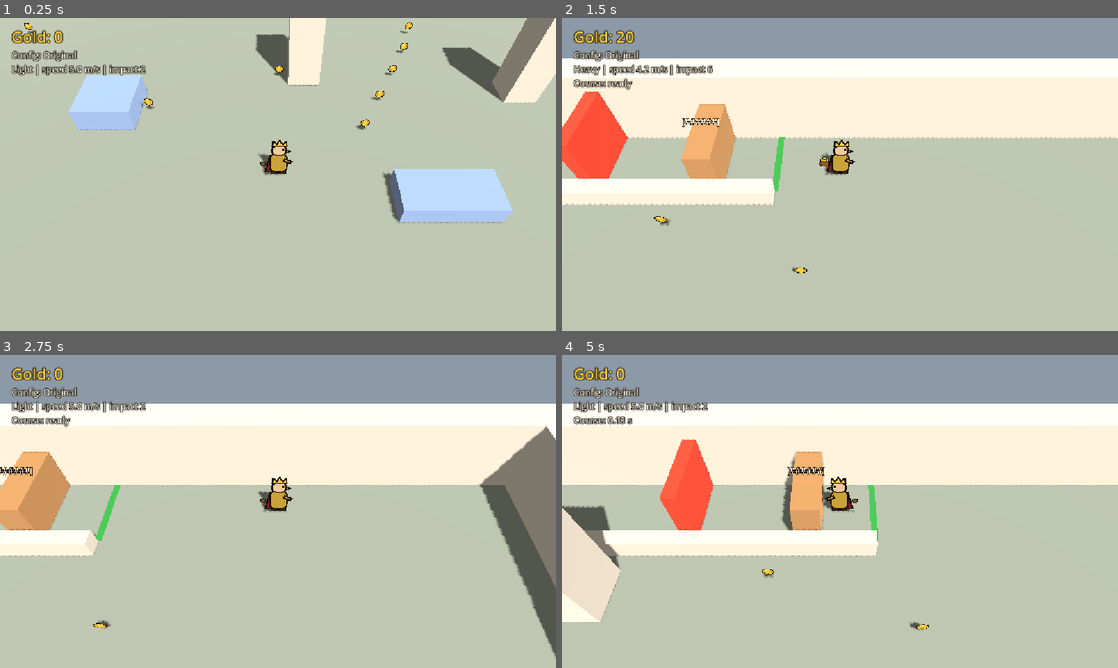
Above: before the commit, frames 1-4 (two rows, left to right).
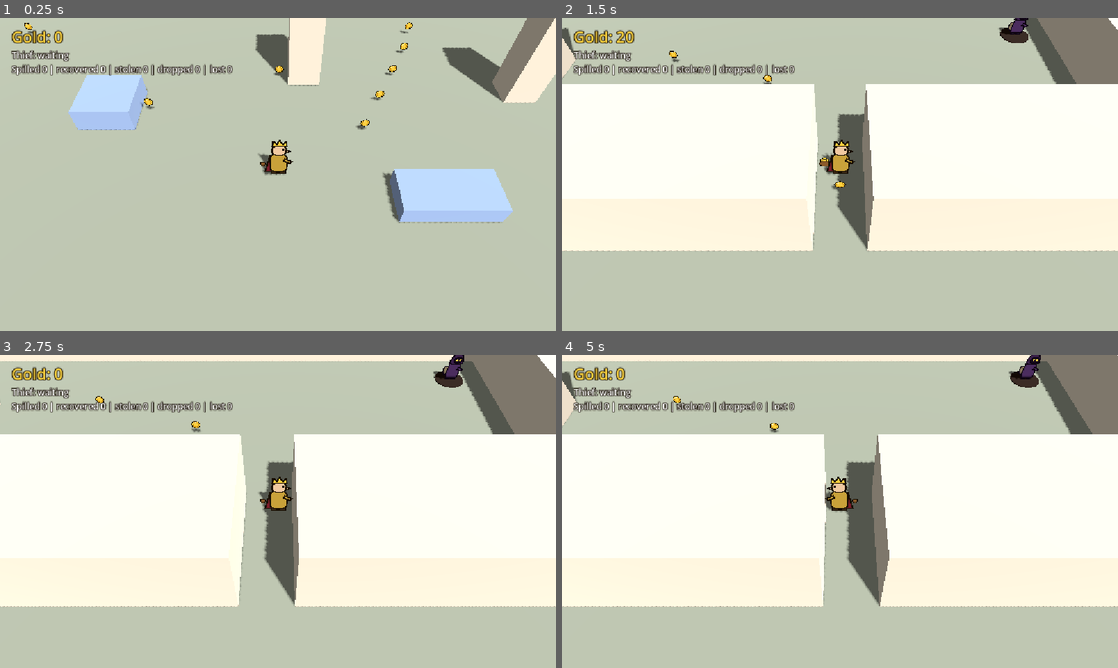
Above: after the commit, the same moments.

Repository: quonkelley/gold-king
Game: Godot game, scene res://game/prototypes/p004_gold_spill_theft.tscn
The game is run twice, just before and just after one commit, with the same random seed, the same clock (stepped at 60 frames per second) and the same inputs. Before the commit the project starts from res://game/prototypes/p003_gold_power_burden.tscn.
Inputs (mouse positions are in pixels of both pictures, inside the frame that each line leads up to):
- Up to frame 1 (0.25 s): no input
- Up to frame 2 (1.5 s): move the mouse to (962, 158) at 0.52 s; hold D (move_right) 0.53-1.28 s; hold 3 (trial_heavy) 0.53-1.28 s; tap J (strike) at 0.6 s; click (962, 158) at 0.67 s; move the mouse to (728, 190) at 1.27 s; hold S (move_down) from 1.28 s (still down); tap 3 (trial_heavy) at 1.35 s
- Up to frame 3 (2.75 s): tap 1 (trial_light) at 1.55 s; move the mouse to (333, 442) at 2.02 s; release S (move_down) at 2.03 s; hold D (move_right) from 2.03 s (still down); hold 1 (trial_light) from 2.03 s (still down); tap J (strike) at 2.3 s
- Up to frame 4 (5 s): move the mouse to (812, 574) at 2.77 s; release D (move_right) at 2.78 s; release 1 (trial_light) at 2.78 s; hold W (move_up) 2.78-3.53 s; tap J (strike) at 2.85, 4.55 s; click (812, 574) at 2.92 s; tap 3 (trial_heavy) at 3.05 s; move the mouse to (1006, 558) at 3.52 s; hold 3 (trial_heavy) 3.53-4.28 s; hold A (move_left) from 3.53 s (still down); tap 1 (trial_light) at 3.8, 4.35 s; tap 2 (trial_loaded) at 4.15 s; move the mouse to (673, 464) at 4.27 s

The runs differ from the first frame. In frame 1, 1.0% of the frame differs, in the area x 2-42%, y 10-19%; in frame 2, 69%; in frame 3, 77%, in the area x 0-100%, y 0-98%; in frame 4, 75%.

Commit message:
feat: add P004 gold spill theft prototype
Single scripted thief in the arena's north-east pocket: warning, approach,
contact spill (cap 3), one claim (cap 1), flee to its burrow, movement-only
interception while it carries gold. The P004 controller extends the P002
controller and owns a gold ledger (carried + ground + thief + lost = start +
level gold); spilled coins resolve ownership before any collection feedback.
Presets 1/2/3 (0/10/20 gold) and R reset. Main scene switched to P004.

Diff:
--- /dev/null
+++ b/game/prototypes/p004/spill_coin.gd
@@ -0,0 +1,54 @@
+extends "res://game/gold/gold_pickup.gd"
+## P004 spilled or dropped coin. Same look, trigger, and pop as the P002 pickup, with two
+## P004-local differences:
+## - It cannot be collected while it is still scattering (hopping to its landing spot).
+## - Before giving any collection feedback it asks the P004 controller whether the King
+##   actually receives it. The controller resolves ownership first, so a coin the thief
+##   already claimed never pops, sparkles, or plays a sound for the King.
+## The P002 pickup script is unchanged; this overrides only its body-entered handler.
+
+## Set by the P004 controller. Called with this coin; returns true if the King receives it.
+var try_take: Callable
+## False while scattering. The thief also ignores coins that have not landed.
+var collectable: bool = false
+## True once the King received this coin and its collection feedback played.
+var popped: bool = false
+
+
+## Hops from `from` to `to` over `time` seconds, then becomes collectable.
+func scatter(from: Vector3, to: Vector3, time: float, height: float) -> void:
+	monitoring = false
+	global_position = from
+	# The tween belongs to this coin, so it stops safely if the coin is freed mid-hop. It runs on
+	# physics ticks so the landing moment is deterministic for repeatable trials and tests.
+	var tween: Tween = create_tween()
+	tween.set_process_mode(Tween.TWEEN_PROCESS_PHYSICS)
+	tween.tween_method(func(t: float) -> void:
+		global_position = from.lerp(to, t) + Vector3.UP * height * 4.0 * t * (1.0 - t), 0.0, 1.0, time)
+	tween.tween_callback(_land)
+
+
+## Removes the coin silently because the thief took it. No King feedback.
+func take_by_thief() -> void:
+	_collected = true
+	collectable = false
+	set_deferred("monitoring", false)
+	queue_free()
+
+
+func _land() -> void:
+	collectable = true
+	monitoring = true
+
+
+func _on_body_entered(body: Node3D) -> void:
+	if _collected or not collectable or not body is CharacterBody3D:
+		return
+	if not try_take.is_valid() or not try_take.call(self):
+		return
+	_collected = true
+	collectable = false
+	popped = true
+	set_deferred("monitoring", false)
+	set_process(false)
+	_play_pop()
--- /dev/null
+++ b/game/prototypes/p004/spill_coin.tscn
@@ -0,0 +1,7 @@
+[gd_scene format=3]
+
+[ext_resource type="PackedScene" path="res://game/gold/gold_pickup.tscn" id="1_pickup"]
+[ext_resource type="Script" path="res://game/prototypes/p004/spill_coin.gd" id="2_script"]
+
+[node name="SpillCoin" instance=ExtResource("1_pickup")]
+script = ExtResource("2_script")
--- /dev/null
+++ b/game/prototypes/p004/thief.gd
@@ -0,0 +1,182 @@
+extends Node3D
+## P004 placeholder thief: one scripted encounter per reset, moving in straight lines inside an
+## authored, obstacle-free zone. It owns its own states, movement, and visuals, and reports
+## events by signal. It never changes gold: the P004 controller owns every gold transfer and
+## tells the thief what it holds through set_holding().
+## Prototype code; all values are exported Prototype Assumptions, not final enemy design.
+
+enum State { IDLE, ALERT, APPROACH, PAUSE, GRAB, FLEE, GONE }
+
+## Reached the King during APPROACH. The controller spills gold in response.
+signal contacted
+## Reached a landed spilled coin during GRAB. The controller decides whether the claim succeeds.
+signal claim_attempted(coin: Node3D)
+## The King reached the thief while it was fleeing with gold.
+signal intercepted
+## Arrived back at the burrow (escaped, or returned after giving up).
+signal finished
+## Any state change, so the test HUD can follow the thief without polling.
+signal state_changed
+
+@export_group("Timing")
+## Seconds the warning shows before the thief starts moving.
+@export var warn_time: float = 1.0
+## Seconds of approach before the thief gives up and returns to its burrow.
+@export var give_up_time: float = 8.0
+## Seconds the thief stands still after contact, so the spill reads before the race for coins.
+@export var pause_time: float = 0.5
+
+@export_group("Speeds")
+## m/s while approaching the King (King top speed is 5.0).
+@export var approach_speed: float = 3.0
+## m/s while heading for a spilled coin.
+@export var grab_speed: float = 3.5
+## m/s while returning to the burrow.
+@export var flee_speed: float = 3.5
+
+@export_group("Distances")
+## Horizontal distance to the King that counts as contact.
+@export var contact_radius: float = 0.8
+## Horizontal distance to a coin at which the thief tries to claim it.
+@export var claim_radius: float = 0.4
+## Horizontal distance at which the King intercepts a fleeing, gold-carrying thief.
+@export var intercept_radius: float = 1.0
+## Distance to the burrow that counts as arriving.
+@export var burrow_radius: float = 0.3
+
+@export_group("Zone")
+## The thief never leaves this XZ rectangle, so straight-line movement cannot cross walls.
+@export var zone_min: Vector2 = Vector2(-3.0, -14.6)
+@export var zone_max: Vector2 = Vector2(14.6, -7.4)
+
+var state: State = State.IDLE
+## Gold units the thief is carrying, as told by the controller. Drives the indicator and interception.
+var holding: int = 0
+## Set by the controller: the King, and the controller's live list of spilled coins on the ground.
+var king: Node3D
+var ground_coins: Array[Node3D] = []
+
+var _home: Vector3
+var _timer: float = 0.0
+
+@onready var _alert: Label3D = $Alert
+@onready var _carried: Sprite3D = $CarriedCoin
+@onready var _visual: Sprite3D = $Visual
+
+
+func _ready() -> void:
+	_home = global_position
+	reset()
+
+
+## Back to the burrow, idle, empty-handed, and visible.
+func reset() -> void:
+	_enter(State.IDLE)
+	global_position = _home
+	visible = true
+	_alert.visible = false
+	_visual.modulate = Color.WHITE
+	set_holding(0)
+
+
+## Starts the encounter. Called by the controller when the King carries gold inside the trigger radius.
+func notice() -> void:
+	if state != State.IDLE:
+		return
+	_enter(State.ALERT)
+	_alert.visible = true
+
+
+func set_holding(amount: int) -> void:
+	holding = amount
+	_carried.visible = amount > 0
+
+
+func home_position() -> Vector3:
+	return _home
+
+
+func _physics_process(delta: float) -> void:
+	_timer += delta
+	match state:
+		State.ALERT:
+			if _timer >= warn_time:
+				_alert.visible = false
+				_enter(State.APPROACH)
+		State.APPROACH:
+			_move_toward(king.global_position, approach_speed * delta)
+			if _flat_distance(king.global_position) <= contact_radius:
+				_enter(State.PAUSE)
+				contacted.emit()
+			elif _timer >= give_up_time:
+				_enter(State.FLEE)
+		State.PAUSE:
+			if _timer >= pause_time:
+				_enter(State.GRAB)
+		State.GRAB:
+			_grab_step(delta)
+		State.FLEE:
+			_move_toward(_home, flee_speed * delta)
+			if holding > 0 and _flat_distance(king.global_position) <= intercept_radius:
+				_flash()
+				intercepted.emit()
+			if _flat_distance(_home) <= burrow_radius:
+				_enter(State.GONE)
+				visible = false
+				finished.emit()
+
+
+func _grab_step(delta: float) -> void:
+	var target: Node3D = _nearest_landed_coin()
+	if target == null:
+		# Nothing claimable: either everything was recovered, or coins are still landing.
+		if ground_coins.is_empty():
+			_enter(State.FLEE)
+		return
+	_move_toward(target.global_position, grab_speed * delta)
+	if _flat_distance(target.global_position) <= claim_radius:
+		claim_attempted.emit(target)
+		# The controller answers synchronously through set_holding(). Leave with the coin, or
+		# leave empty-handed if the claim was refused (theft cap) or nothing is left. If the
+		# King took this coin first it is gone from the list, so keep looking.
+		if holding > 0 or ground_coins.is_empty() or ground_coins.has(target):
+			_enter(State.FLEE)
+
+
+func _nearest_landed_coin() -> Node3D:
+	var best: Node3D = null
+	var best_d: float = INF
+	for coin: Node3D in ground_coins:
+		if not is_instance_valid(coin) or not coin.collectable:
+			continue
+		var d: float = _flat_distance(coin.global_position)
+		if d < best_d:
+			best_d = d
+			best = coin
+	return best
+
+
+func _enter(next: State) -> void:
+	state = next
+	_timer = 0.0
+	state_changed.emit()
+
+
+func _move_toward(target: Vector3, step: float) -> void:
+	var here := Vector2(global_position.x, global_position.z)
+	var there := Vector2(target.x, target.z).clamp(zone_min, zone_max)
+	here = here.move_toward(there, step)
+	global_position = Vector3(here.x, global_position.y, here.y)
+	if absf(there.x - here.x) > 0.01:
+		# Art faces right; flip to face the direction of travel.
+		_visual.flip_h = there.x < here.x
+
+
+func _flat_distance(target: Vector3) -> float:
+	return Vector2(global_position.x - target.x, global_position.z - target.z).length()
+
+
+func _flash() -> void:
+	_visual.modulate = Color(2.0, 0.6, 0.6)
+	var tween: Tween = create_tween()
+	tween.tween_property(_visual, "modulate", Color.WHITE, 0.25)
--- /dev/null
+++ b/game/prototypes/p004/thief.tscn
@@ -0,0 +1,36 @@
+[gd_scene format=3]
+
+[ext_resource type="Script" path="res://game/prototypes/p004/thief.gd" id="1_script"]
+[ext_resource type="Texture2D" path="res://game/prototypes/p004/thief_placeholder.svg" id="2_art"]
+[ext_resource type="Texture2D" path="res://game/gold/gold_coin.svg" id="3_coin"]
+
+[node name="Thief" type="Node3D"]
+script = ExtResource("1_script")
+
+[node name="Visual" type="Sprite3D" parent="."]
+transform = Transform3D(1, 0, 0, 0, 1, 0, 0, 0, 1, 0, 0.67, 0)
+pixel_size = 0.0042
+billboard = 2
+alpha_cut = 1
+texture = ExtResource("2_art")
+
+[node name="Alert" type="Label3D" parent="."]
+transform = Transform3D(1, 0, 0, 0, 1, 0, 0, 0, 1, 0, 1.75, 0)
+visible = false
+pixel_size = 0.01
+billboard = 1
+no_depth_test = true
+modulate = Color(1, 0.3, 0.2, 1)
+outline_modulate = Color(0.1, 0.02, 0.02, 1)
+text = "!"
+font_size = 96
+outline_size = 18
+
+[node name="CarriedCoin" type="Sprite3D" parent="."]
+transform = Transform3D(1, 0, 0, 0, 1, 0, 0, 0, 1, 0, 1.6, 0)
+visible = false
+pixel_size = 0.0045
+billboard = 2
+no_depth_test = true
+alpha_cut = 1
+texture = ExtResource("3_coin")
--- /dev/null
+++ b/game/prototypes/p004/thief_placeholder.svg
@@ -0,0 +1,22 @@
+<svg xmlns="http://www.w3.org/2000/svg" width="56" height="80" viewBox="0 0 56 80">
+  <!-- Temporary P004 placeholder thief: hunched, hooded, dark purple with bright eyes and an empty sack.
+       Chosen to read differently from the King (no crown, no gold body). Not art direction. -->
+  <g stroke="#120a16" stroke-width="3" stroke-linejoin="round">
+    <!-- empty sack (trailing side) -->
+    <path d="M6 44 Q2 58 10 64 Q20 66 20 54 Q18 44 12 42 Z" fill="#8a7a5c"/>
+    <!-- feet -->
+    <rect x="18" y="70" width="9" height="7" rx="2" fill="#2a2030"/>
+    <rect x="31" y="70" width="10" height="7" rx="2" fill="#2a2030"/>
+    <!-- cloak body -->
+    <path d="M16 34 Q12 56 16 72 L44 72 Q48 54 42 34 Z" fill="#4b2e5e"/>
+    <!-- grabbing arm -->
+    <path d="M40 44 L52 50 L49 55 L38 50 Z" fill="#4b2e5e"/>
+    <!-- hood -->
+    <path d="M14 34 Q14 10 30 8 Q46 10 46 34 Q30 40 14 34 Z" fill="#3a2149"/>
+    <!-- shadowed face -->
+    <ellipse cx="33" cy="26" rx="10" ry="8" fill="#170d1d"/>
+  </g>
+  <!-- eyes -->
+  <circle cx="30" cy="25" r="2.4" fill="#ffe14d"/>
+  <circle cx="38" cy="25" r="2.4" fill="#ffe14d"/>
+</svg>
--- /dev/null
+++ b/game/prototypes/p004_gold_spill_theft.gd
@@ -0,0 +1,286 @@
+extends "res://game/prototypes/p002_gold_collection.gd"
+## P004 prototype controller: one thief encounter in the arena's north-east pocket.
+## Reuses the P002 gold total, HUD, pouch, pickups, and reload reset unchanged, with no
+## P003 wealth states or speed penalties (the King's speed never depends on gold here).
+##
+## This script is the single owner of every gold transfer in the encounter. At all times:
+##   gold_total + coins on the ground + thief_held + lost == haul_start + level_collected
+## Every transfer happens in one synchronous function that checks ownership first, so a
+## spilled coin can be recovered or stolen at most once, and collection feedback only plays
+## after the King has actually received the coin.
+## All values are Prototype Assumptions for testing, not final balance or architecture.
+
+const Thief := preload("res://game/prototypes/p004/thief.gd")
+const SpillCoin := preload("res://game/prototypes/p004/spill_coin.gd")
+const SPILL_COIN_SCENE := preload("res://game/prototypes/p004/spill_coin.tscn")
+
+@export_group("Encounter")
+## The thief notices the King when he carries gold and is within this distance of the burrow.
+@export var trigger_radius: float = 9.0
+## Most gold one contact can spill. Never more than the King carries.
+@export var spill_cap: int = 3
+## Most spilled coins the thief can claim per encounter.
+@export var steal_cap: int = 1
+
+@export_group("Spill")
+## Distance from the King at which spilled coins land.
+@export var spill_radius: float = 1.6
+## Landing directions in degrees, measured from the King-to-thief direction, used in order.
+## 60 / -60 land on the thief's side so its escape leads away from the King; 180 lands behind him.
+@export var spill_angles: Array[float] = [60.0, -60.0, 180.0]
+## Seconds a spilled or dropped coin takes to land. It cannot be collected until then.
+@export var hop_time: float = 0.3
+## Peak height of the hop in meters.
+@export var hop_height: float = 0.6
+## How far ahead of an intercepted thief its dropped coin lands, along its escape direction.
+@export var drop_distance: float = 0.6
+## Spilled and dropped coins are kept inside this XZ rectangle so they stay reachable.
+@export var coin_min: Vector2 = Vector2(-2.6, -14.3)
+@export var coin_max: Vector2 = Vector2(14.3, -7.7)
+
+@export_group("Trial Presets")
+## Carried gold set by the 1 / 2 / 3 trial keys.
+@export var preset_gold: Array[int] = [0, 10, 20]
+
+@export_group("Test HUD")
+## Shows the encounter status line. Turn off for uncoached playtests; the gold counter stays.
+@export var show_test_hud: bool = true
+
+# Ledger. Only the transfer functions below change these.
+var haul_start: int = 0
+var level_collected: int = 0
+var thief_held: int = 0
+var lost: int = 0
+var ground: Array[Node3D] = []
+
+# Encounter record for the HUD and printed result.
+var spilled: int = 0
+var recovered: int = 0
+var stolen: int = 0
+var dropped: int = 0
+var encounter_used: bool = false
+var outcome: String = ""
+var _no_gold_reported: bool = false
+
+@onready var _player: CharacterBody3D = $Player
+@onready var _thief: Thief = $Thief
+@onready var _spill_root: Node3D = $SpillCoins
+@onready var _spill_sound: AudioStreamPlayer = $SpillSound
+@onready var _start_marker: Marker3D = $EncounterStart
+@onready var _encounter_label: Label = $HUD/EncounterLabel
+
+
+func _ready() -> void:
+	super._ready()
+	_thief.king = _player
+	_thief.ground_coins = ground
+	_thief.contacted.connect(_on_thief_contacted)
+	_thief.claim_attempted.connect(_on_thief_claim_attempted)
+	_thief.intercepted.connect(_on_thief_intercepted)
+	_thief.finished.connect(_on_thief_finished)
+	_thief.state_changed.connect(_update_encounter_label)
+	_encounter_label.visible = show_test_hud
+	_update_encounter_label()
+
+
+func _unhandled_input(event: InputEvent) -> void:
+	super._unhandled_input(event)
+	# The P003-named trial actions are reused as preset slots 1 / 2 / 3.
+	if event.is_action_pressed("trial_light"):
+		start_preset(preset_gold[0])
+	elif event.is_action_pressed("trial_loaded"):
+		start_preset(preset_gold[1])
+	elif event.is_action_pressed("trial_heavy"):
+		start_preset(preset_gold[2])
+
+
+func _physics_process(_delta: float) -> void:
+	if encounter_used or _thief.state != Thief.State.IDLE:
+		return
+	if _flat_distance(_player.global_position, _thief.home_position()) > trigger_radius:
+		return
+	if gold_total > 0:
+		encounter_used = true
+		outcome = ""
+		_thief.notice()
+		_update_encounter_label()
+	elif not _no_gold_reported:
+		# Nothing to steal: the thief stays idle and this does not use up the encounter.
+		_no_gold_reported = true
+		outcome = "no gold"
+		_print_result()
+		_update_encounter_label()
+
+
+## True when every unit of the current test haul is accounted for exactly once.
+func ledger_ok() -> bool:
+	return gold_total >= 0 and thief_held >= 0 and lost >= 0 \
+		and gold_total + ground.size() + thief_held + lost == haul_start + level_collected
+
+
+## Level pickups (the P002 Gold node) are ordinary gold entering the haul.
+func _on_gold_collected(value: int) -> void:
+	level_collected += value
+	super._on_gold_collected(value)
+	_after_transfer()
+
+
+## Transfer: ground -> King. Called by a spill coin before it gives any feedback.
+func _try_recover(coin: Node3D) -> bool:
+	if not ground.has(coin):
+		return false
+	ground.erase(coin)
+	recovered += 1
+	# P002 path: adds to the total, updates HUD and pouch, pulses, and plays the pickup sound.
+	super._on_gold_collected(1)
+	_after_transfer()
+	return true
+
+
+## Transfer: King -> ground, on contact.
+func _on_thief_contacted() -> void:
+	var amount: int = mini(spill_cap, gold_total)
+	if amount <= 0:
+		return
+	gold_total -= amount
+	spilled += amount
+	var origin: Vector3 = _player.global_position
+	var to_thief: Vector3 = _thief.global_position - origin
+	to_thief.y = 0.0
+	if to_thief.length() < 0.01:
+		to_thief = Vector3.FORWARD
+	to_thief = to_thief.normalized()
+	for i in amount:
+		var angle: float = deg_to_rad(spill_angles[i % spill_angles.size()])
+		_spawn_ground_coin(origin, origin + to_thief.rotated(Vector3.UP, angle) * spill_radius)
+	_spill_sound.play()
+	_show_total()
+	_after_transfer()
+
+
+## Transfer: ground -> thief. Refused if the coin is already gone or the theft cap is reached.
+func _on_thief_claim_attempted(coin: Node3D) -> void:
+	if stolen >= steal_cap or not ground.has(coin):
+		return
+	ground.erase(coin)
+	(coin as SpillCoin).take_by_thief()
+	thief_held += 1
+	stolen += 1
+	_thief.set_holding(thief_held)
+	_after_transfer()
+
+
+## Transfer: thief -> ground, when the King intercepts the fleeing thief.
+func _on_thief_intercepted() -> void:
+	if thief_held <= 0:
+		return
+	var from: Vector3 = _thief.global_position
+	var away: Vector3 = _thief.home_position() - from
+	away.y = 0.0
+	var land: Vector3 = from + (away.normalized() * drop_distance if away.length() > 0.01 else Vector3.ZERO)
+	for i in thief_held:
+		_spawn_ground_coin(from, land)
+	dropped += thief_held
+	thief_held = 0
+	_thief.set_holding(0)
+	_after_transfer()
+
+
+## Transfer: thief -> lost, when it reaches the burrow still carrying gold. Ends the encounter.
+func _on_thief_finished() -> void:
+	lost += thief_held
+	thief_held = 0
+	_thief.set_holding(0)
+	if lost > 0:
+		outcome = "escaped with gold"
+	elif dropped > 0:
+		outcome = "intercepted"
+	elif spilled > 0:
+		outcome = "recovered before theft"
+	else:
+		outcome = "avoided"
+	_after_transfer()
+	_print_result()
+
+
+## Starts a repeatable trial: new haul at `gold`, encounter and thief reset, King at the start.
+## Level pickups keep their real state (collected ones stay gone); the new ledger starts here,
+## so gold from earlier level pickups is replaced by the preset rather than carried over.
+func start_preset(gold: int) -> void:
+	for coin: Node3D in ground:
+		if is_instance_valid(coin):
+			coin.queue_free()
+	ground.clear()
+	gold_total = gold
+	haul_start = gold
+	level_collected = 0
+	thief_held = 0
+	lost = 0
+	spilled = 0
+	recovered = 0
+	stolen = 0
+	dropped = 0
+	encounter_used = false
+	outcome = ""
+	_no_gold_reported = false
+	_thief.reset()
+	_player.global_position = _start_marker.global_position
+	_player.velocity = Vector3.ZERO
+	_show_total()
+	_after_transfer()
+
+
+func _show_total() -> void:
+	super._show_total()
+	if is_node_ready():
+		_update_encounter_label()
+
+
+func _spawn_ground_coin(from: Vector3, to: Vector3) -> void:
+	var coin: SpillCoin = SPILL_COIN_SCENE.instantiate()
+	coin.try_take = _try_recover
+	_spill_root.add_child(coin)
+	coin.apply_presentation(gold_presentation == Presentation.GROUNDED)
+	var land := Vector3(clampf(to.x, coin_min.x, coin_max.x), 0.0, clampf(to.z, coin_min.y, coin_max.y))
+	coin.scatter(Vector3(from.x, 0.0, from.z), land, hop_time, hop_height)
+	ground.append(coin)
+
+
+func _after_transfer() -> void:
+	assert(ledger_ok(), "P004 gold ledger out of balance")
+	_update_encounter_label()
+
+
+func _flat_distance(a: Vector3, b: Vector3) -> float:
+	return Vector2(a.x - b.x, a.z - b.z).length()
+
+
+func _status_text() -> String:
+	if outcome != "":
+		return outcome
+	match _thief.state:
+		Thief.State.IDLE:
+			return "waiting"
+		Thief.State.ALERT:
+			return "noticed you!"
+		Thief.State.APPROACH:
+			return "approaching"
+		Thief.State.PAUSE, Thief.State.GRAB:
+			return "grabbing"
+		Thief.State.FLEE:
+			return "fleeing with gold" if thief_held > 0 else "fleeing"
+	return ""
+
+
+func _summary() -> String:
+	return "start %d | level +%d | spilled %d | recovered %d | stolen %d | dropped %d | lost %d | carried %d | on ground %d" % [
+		haul_start, level_collected, spilled, recovered, stolen, dropped, lost, gold_total, ground.size()]
+
+
+func _print_result() -> void:
+	print("P004 trial | %s | %s" % [outcome, _summary()])
+
+
+func _update_encounter_label() -> void:
+	_encounter_label.text = "Thief: %s\nSpilled %d | recovered %d | stolen %d | dropped %d | lost %d" % [
+		_status_text(), spilled, recovered, stolen, dropped, lost]
--- /dev/null
+++ b/game/prototypes/p004_gold_spill_theft.tscn
@@ -0,0 +1,47 @@
+[gd_scene format=3]
+
+[ext_resource type="PackedScene" path="res://game/prototypes/p002_gold_collection.tscn" id="1_base"]
+[ext_resource type="Script" path="res://game/prototypes/p004_gold_spill_theft.gd" id="2_script"]
+[ext_resource type="PackedScene" path="res://game/prototypes/p004/thief.tscn" id="3_thief"]
+[ext_resource type="AudioStream" path="res://game/gold/gold_pickup.wav" id="4_chime"]
+
+[sub_resource type="CylinderMesh" id="CylinderMesh_burrow"]
+top_radius = 0.6
+bottom_radius = 0.6
+height = 0.04
+
+[sub_resource type="StandardMaterial3D" id="Mat_burrow"]
+albedo_color = Color(0.12, 0.08, 0.06, 1)
+
+[node name="P004GoldSpillTheft" instance=ExtResource("1_base")]
+script = ExtResource("2_script")
+
+[node name="Burrow" type="MeshInstance3D" parent="."]
+transform = Transform3D(1, 0, 0, 0, 1, 0, 0, 0, 1, 13.5, 0.02, -13.5)
+cast_shadow = 0
+mesh = SubResource("CylinderMesh_burrow")
+surface_material_override/0 = SubResource("Mat_burrow")
+
+[node name="Thief" parent="." instance=ExtResource("3_thief")]
+transform = Transform3D(1, 0, 0, 0, 1, 0, 0, 0, 1, 13.5, 0, -13.5)
+
+[node name="EncounterStart" type="Marker3D" parent="."]
+transform = Transform3D(1, 0, 0, 0, 1, 0, 0, 0, 1, 5.75, 0, -6.2)
+
+[node name="SpillCoins" type="Node3D" parent="."]
+
+[node name="SpillSound" type="AudioStreamPlayer" parent="."]
+stream = ExtResource("4_chime")
+volume_db = -4.0
+pitch_scale = 0.62
+
+[node name="EncounterLabel" type="Label" parent="HUD"]
+offset_left = 24.0
+offset_top = 64.0
+offset_right = 724.0
+offset_bottom = 124.0
+theme_override_colors/font_color = Color(1, 1, 1, 1)
+theme_override_colors/font_outline_color = Color(0.1, 0.07, 0.03, 1)
+theme_override_constants/outline_size = 6
+theme_override_font_sizes/font_size = 18
+text = "Thief: waiting"
--- a/project.godot
+++ b/project.godot
@@ -11,7 +11,7 @@
 [application]
 
 config/name="Gold King"
-run/main_scene="res://game/prototypes/p003_gold_power_burden.tscn"
+run/main_scene="res://game/prototypes/p004_gold_spill_theft.tscn"
 config/features=PackedStringArray("4.7", "Mobile")
 config/icon="res://icon.svg"
 
Not shown, added: game/prototypes/p004/spill_coin.gd.uid
Not shown, added: game/prototypes/p004/thief.gd.uid
Not shown, added: game/prototypes/p004/thief_placeholder.svg.import
Not shown, added: game/prototypes/p004_gold_spill_theft.gd.uid
